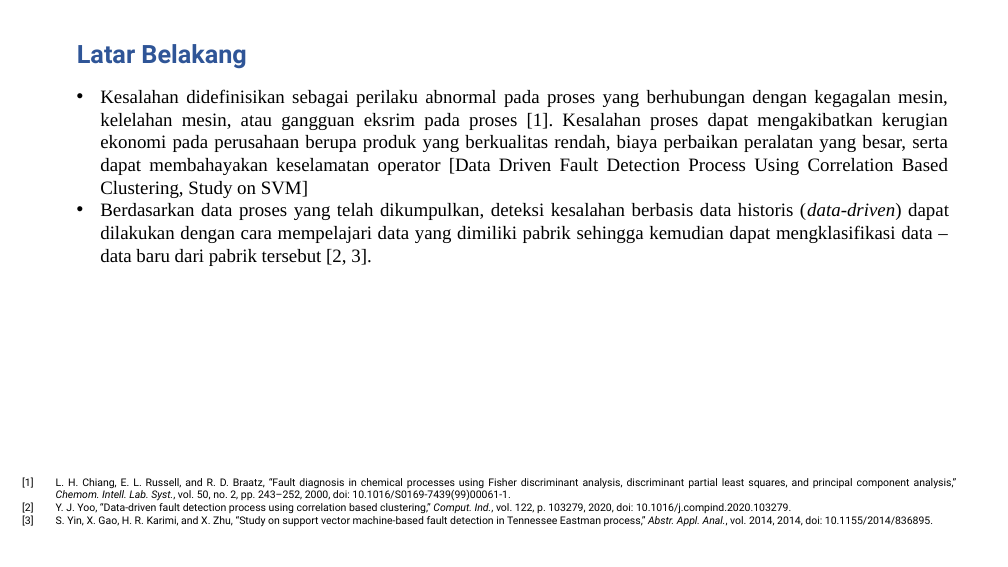
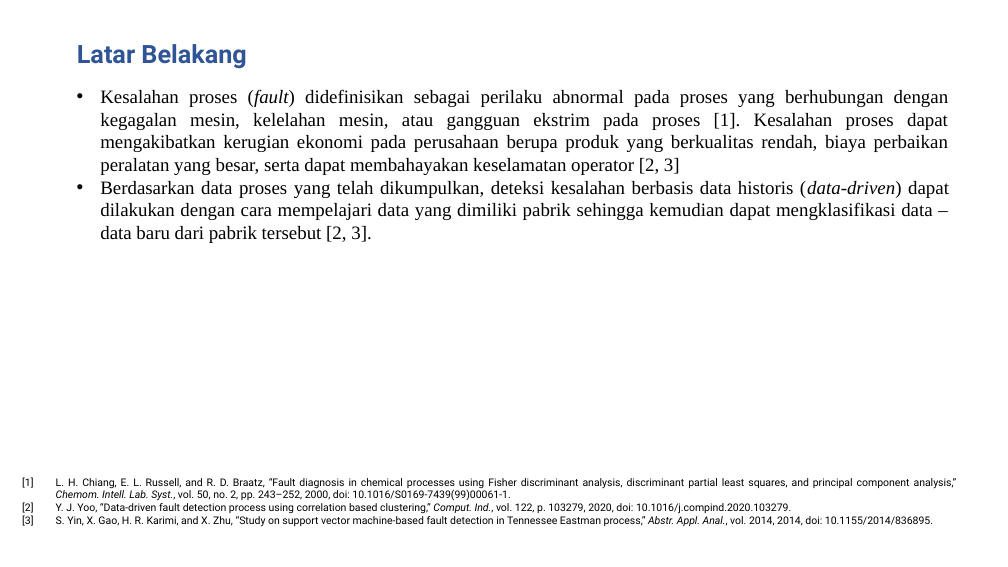
Before and after one commit to rezaandriady/TA_RezaAndriady, a slide deck: slide 2 of Presentasi/Draft Presentasi Reza Andriady - 44976.pptx. Drawn at 1008x567 pixels with LibreOffice and Linux fonts; fonts in the diff are those of the drawing; background and template pictures are left out. Boxes give left, top, right and bottom in pixels: in the first picture for what was removed or moved away, otherwise in the second. Text is boxed around its words. In the diff, an @@ line names an element or a change of style, - is before the commit and + after.

```diff
--- a/Presentasi/Draft Presentasi Reza Andriady - 44976.pptx
+++ b/Presentasi/Draft Presentasi Reza Andriady - 44976.pptx
@@ text at (100, 89, 949, 175): text changed @@
-• Kesalahan didefinisikan sebagai perilaku abnormal pada proses yang berhubungan dengan kegagalan mesin, kelelahan mesin, atau gangguan eksrim pada proses [1]. Kesalahan proses dapat mengakibatkan kerugian ekonomi pada perusahaan berupa produk yang berkualitas rendah, biaya perbaikan peralatan yang besar, serta dapat membahayakan keselamatan operator [Data Driven Fault Detection Process Using Correlation Based Clustering, Study on SVM]
+• Kesalahan proses (fault) didefinisikan sebagai perilaku abnormal pada proses yang berhubungan dengan kegagalan mesin, kelelahan mesin, atau gangguan ekstrim pada proses [1]. Kesalahan proses dapat mengakibatkan kerugian ekonomi pada perusahaan berupa produk yang berkualitas rendah, biaya perbaikan peralatan yang besar, serta dapat membahayakan keselamatan operator [2, 3]
```
Also in this commit, not shown: 7 other slides changed.
